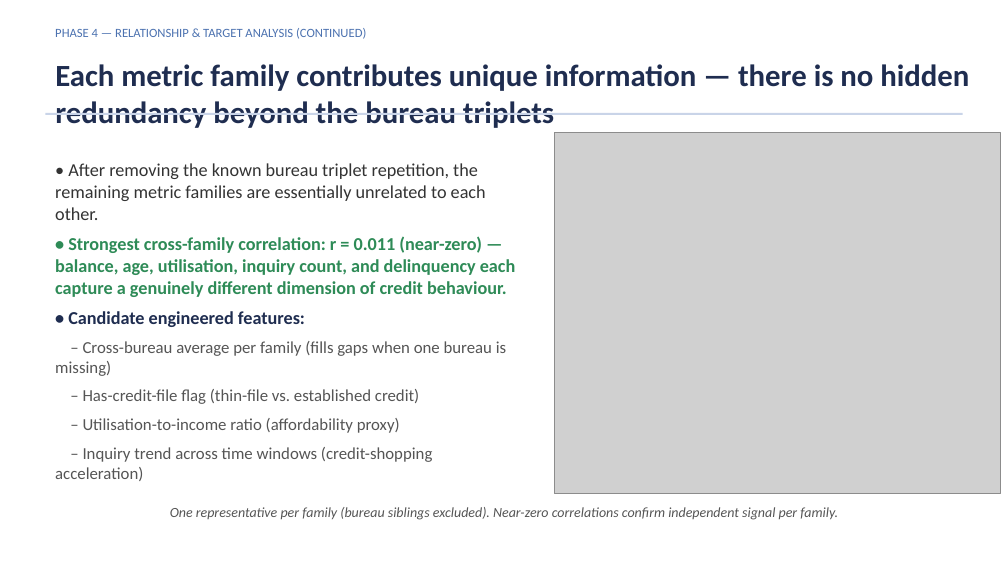
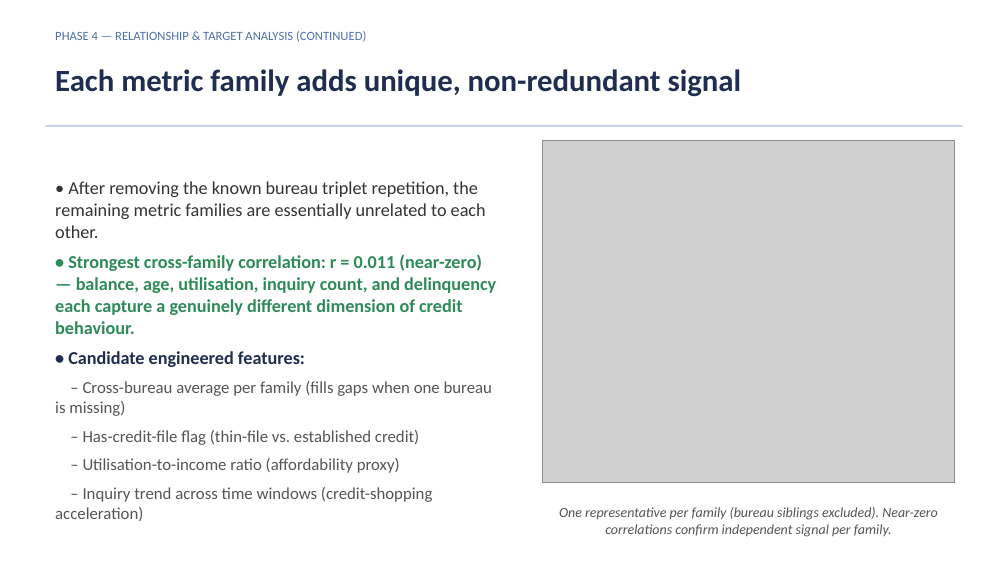
Before and after one commit to adarshkuthuru/segmentation-and-feature-discovery-claude-demo, a slide deck: slide 8 of outputs/EDA/Full_Data_executive_summary.pptx. Drawn at 1008x567 pixels with LibreOffice and Linux fonts; fonts in the diff are those of the drawing; grey boxes stand for pictures. Boxes give left, top, right and bottom in pixels: in the first picture for what was removed or moved away, otherwise in the second. Text is boxed around its words. In the diff, an @@ line names an element or a change of style, - is before the commit and + after.

```diff
--- a/outputs/EDA/Full_Data_executive_summary.pptx
+++ b/outputs/EDA/Full_Data_executive_summary.pptx
@@ text at bbox=[55, 69, 742, 97]: text changed @@
-Each metric family contributes unique information — there is no hidden redundancy beyond the bureau triplets
+Each metric family adds unique, non-redundant signal
@@ text "• After removing the known ..." rewrapped from bbox=[55, 163, 515, 481] to bbox=[55, 181, 496, 473] @@
@@ rectangle: place and size @@
-rectangle at bbox=[45, 113, 963, 115]
+rectangle at bbox=[45, 125, 963, 127]
@@ picture: place and size @@
-picture at bbox=[554, 133, 1000, 494]
+picture at bbox=[542, 140, 954, 483]
@@ text "One representative per family (bureau ..." rewrapped from bbox=[170, 507, 838, 520] to bbox=[559, 507, 938, 537] @@
```
Also in this commit, not shown: 8 other slides changed, 5 other files.
